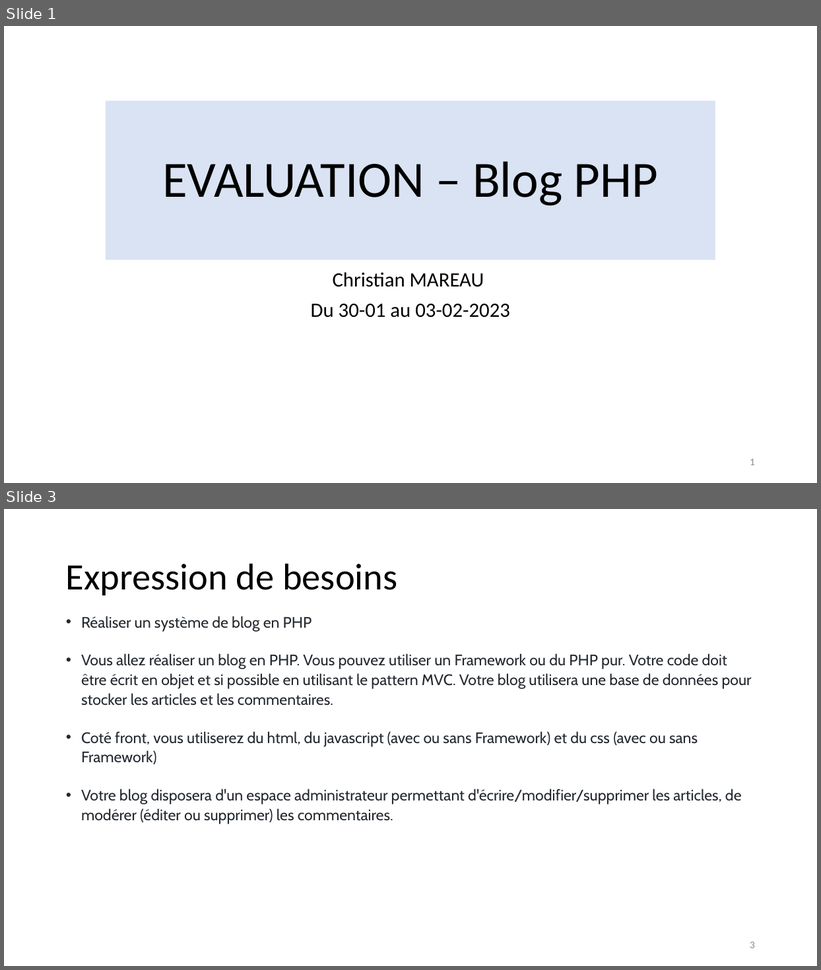
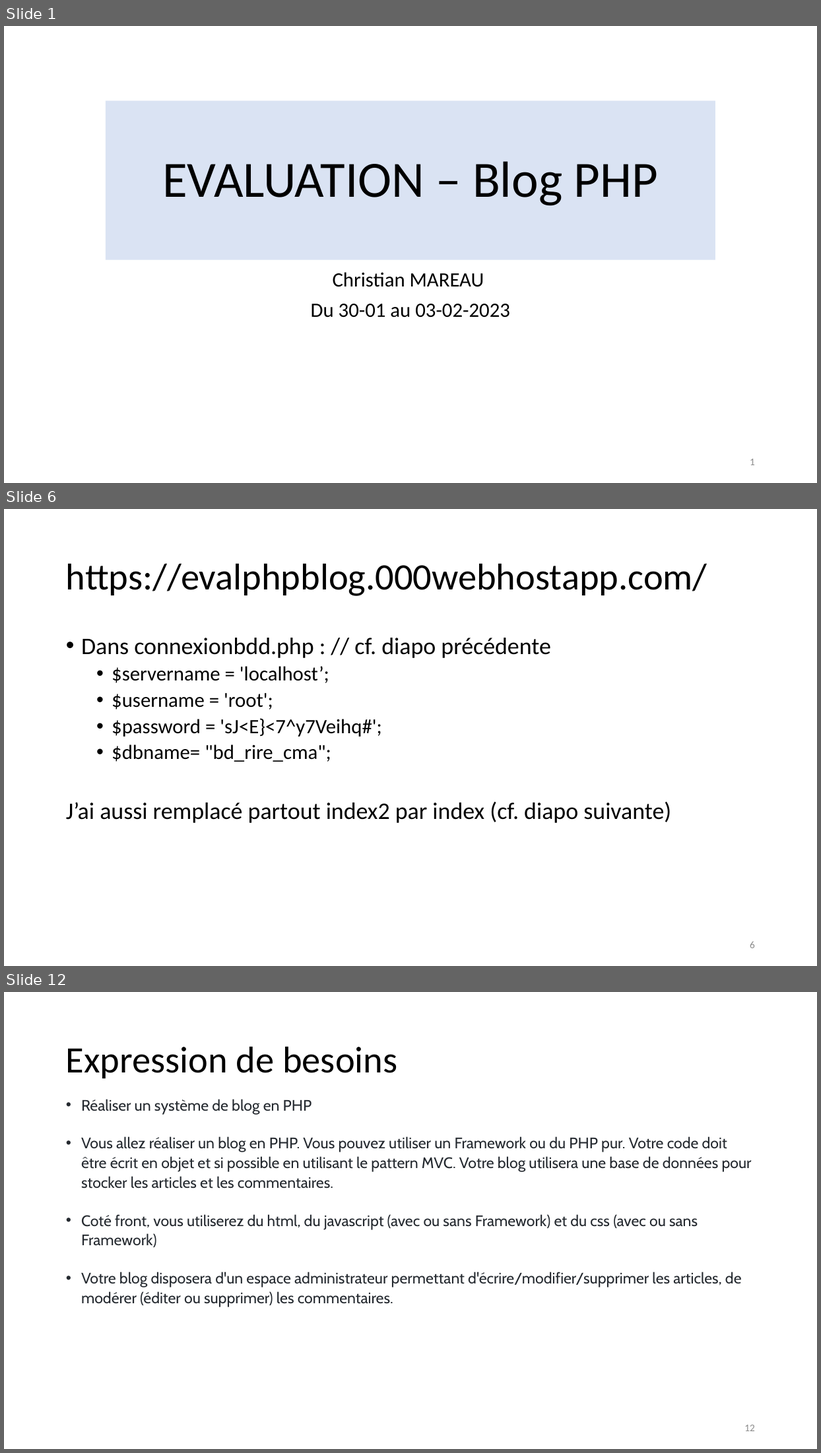
Before and after one commit to chiro314/eval_php_blog, a slide deck: _Conception.pptx. Shown one above the other, each under a label of ours: slides 1 and 3 before the commit, slides 1, 6 and 12 after it; the slides between them are not shown. The pictures are 821x970 and 821x1453 pixels, drawn with LibreOffice and Linux fonts; fonts in the diff are those of the drawing. Boxes give left, top, right and bottom in pixels: in the first picture for what was removed or moved away, otherwise in the second. Text is boxed around its words. In the diff, an @@ line names an element or a change of style, - is before the commit and + after.

```diff
--- a/_Conception.pptx
+++ b/_Conception.pptx
@@ slide 6 added at (x1=4, y1=509, x2=817, y2=966), background #FFFFFF @@
@@ title added at (x1=66, y1=563, x2=708, y2=596), 44 pt, text #000000 @@
+https://evalphpblog.000webhostapp.com/
@@ text added at (x1=66, y1=638, x2=671, y2=823), 28 pt, text #000000 @@
+• Dans connexionbdd.php : // cf. diapo précédente
+  • $servername = 'localhost’;
+  • $username = 'root';
+  • $password = 'sJ<E}<7^y7Veihq#';
+  • $dbname= "bd_rire_cma";
+J’ai aussi remplacé partout index2 par index (cf. diapo suivante)
@@ page number added at (x1=750, y1=941, x2=755, y2=949), 12 pt, text #8C8C8C @@
+6
@@ what was slide 3 is now slide 12 @@
@@ page number at (x1=745, y1=1425, x2=755, y2=1432): text changed @@
-3
+12
```
Also in this commit, not shown: 1 slide changed, 8 other slides added.
